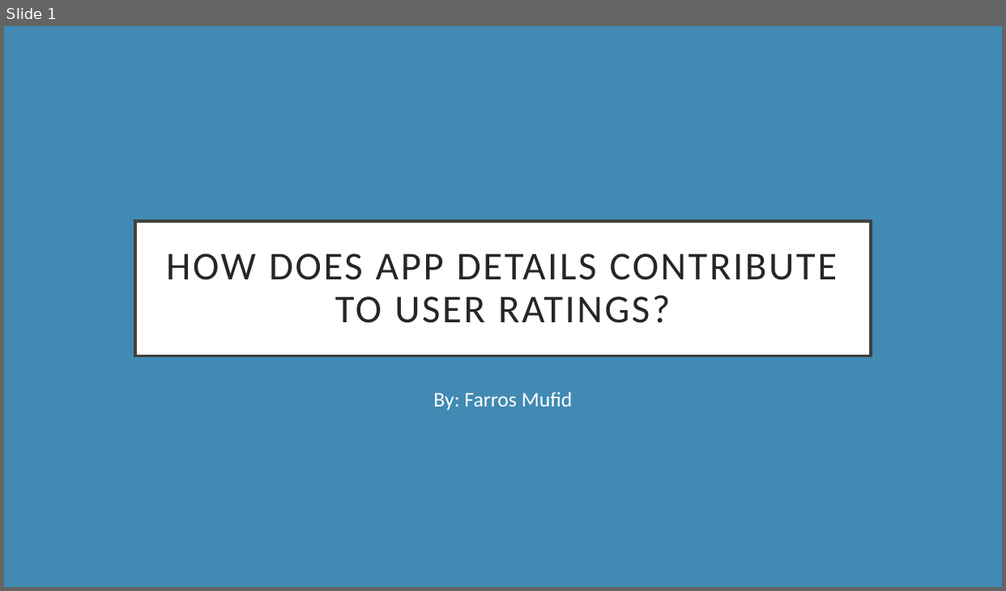
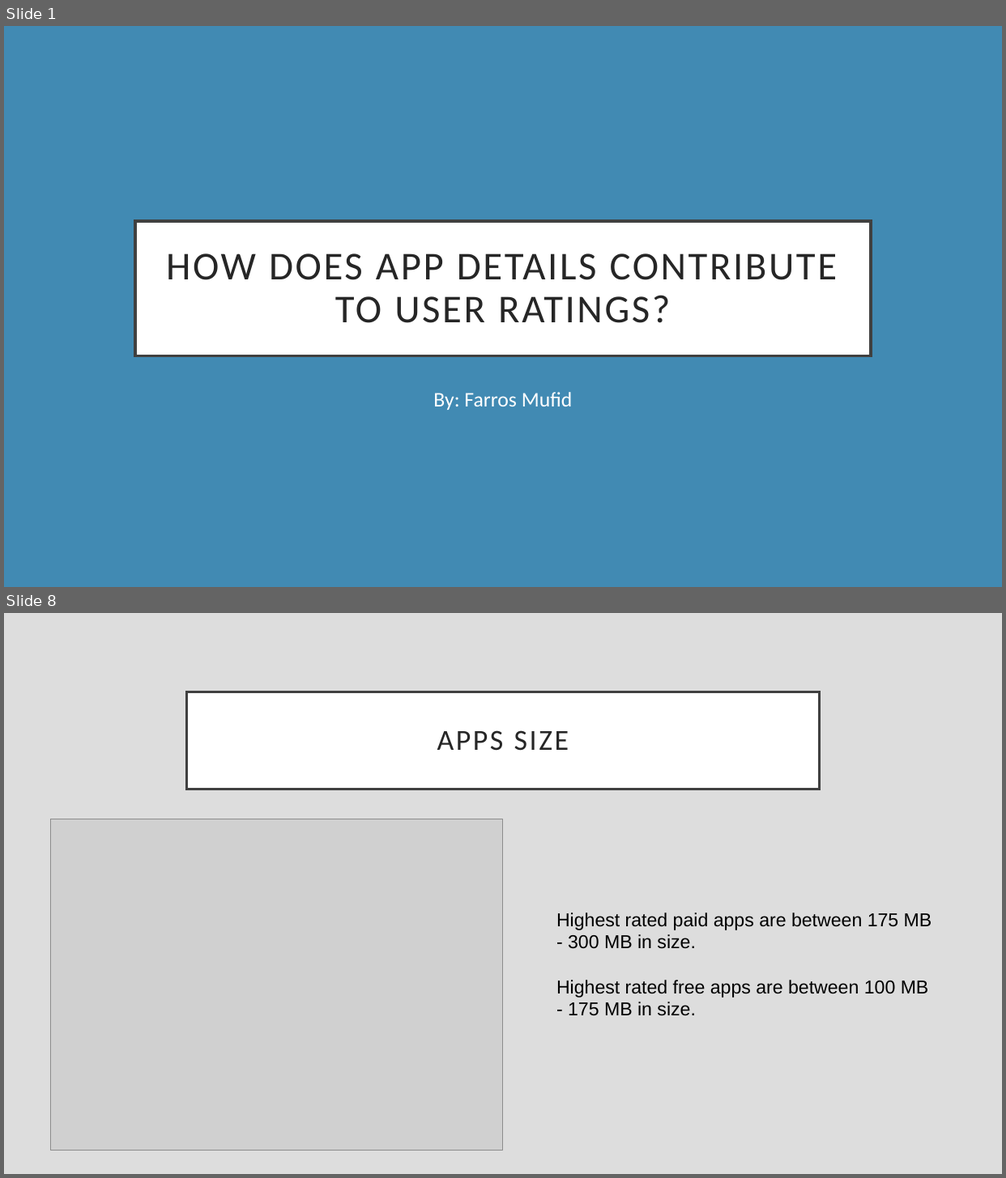
Before and after one commit to farrosmufid/Final_Project_Mobile_App_Store_Farros, a slide deck: Final_Project_ppt_Purwadhika.pptx. Shown one above the other, each under a label of ours: slide 1 before the commit, slides 1 and 8 after it; the slides between them are not shown. The pictures are 1006x591 and 1006x1178 pixels, drawn with LibreOffice and Linux fonts; fonts in the diff are those of the drawing; grey boxes stand for pictures. Boxes give left, top, right and bottom in pixels: in the first picture for what was removed or moved away, otherwise in the second. Text is boxed around its words. In the diff, an @@ line names an element or a change of style, - is before the commit and + after.

```diff
--- a/Final_Project_ppt_Purwadhika.pptx
+++ b/Final_Project_ppt_Purwadhika.pptx
@@ slide 8 added at box(4, 613, 1002, 1174), background #DDDDDD @@
@@ title added at box(187, 692, 819, 789), fill #FFFFFF, outline #404040 2.5 pt, 28 pt, text #262626 @@
+APPS SIZE
@@ picture added at box(50, 819, 503, 1151) @@
@@ text added at box(556, 913, 932, 1016), 18 pt, text #000000 @@
+Highest rated paid apps are between 175 MB - 300 MB in size.
+Highest rated free apps are between 100 MB - 175 MB in size.
```
Also in this commit, not shown: 6 slides changed, 13 other slides added, 1 slide removed, 8 other files.
